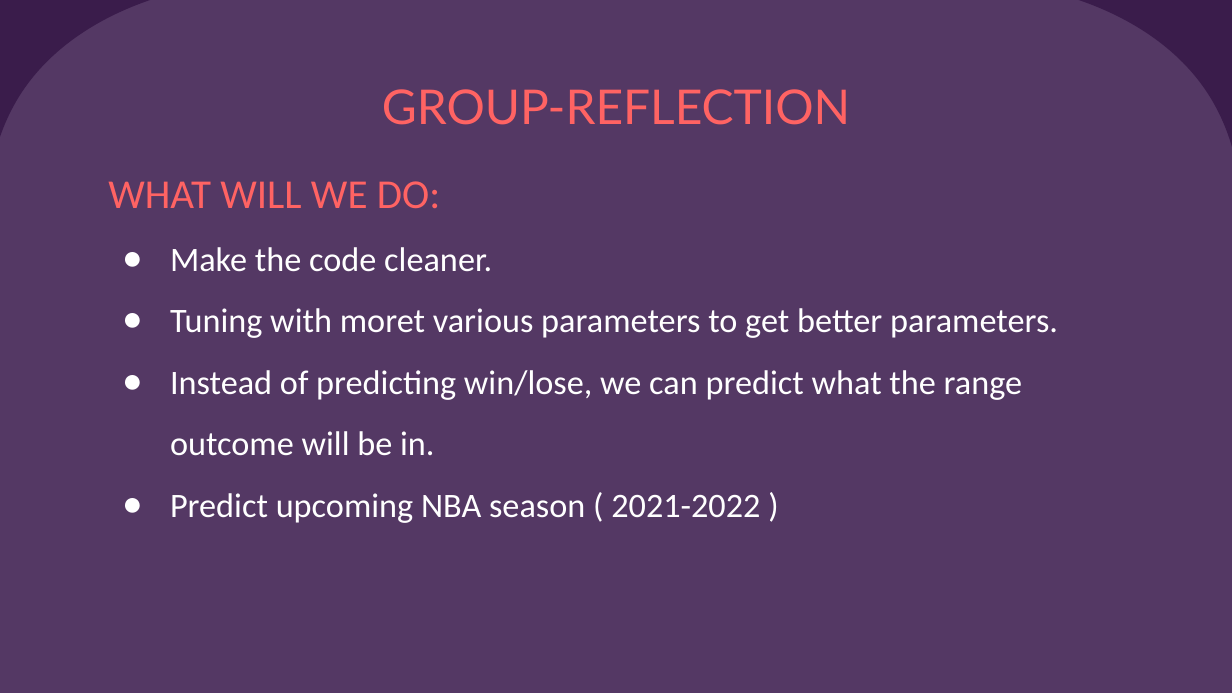
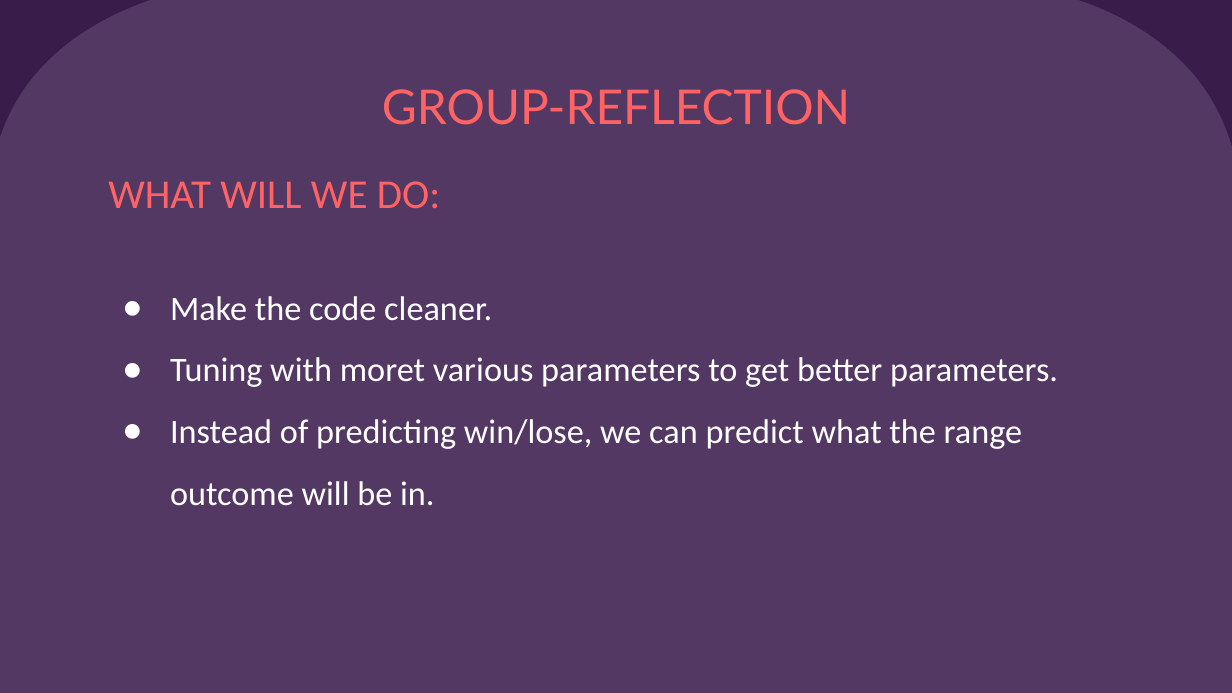
Before and after one commit to MinhVu2018/introDS_final, a slide deck: slide 24 of Slide.pptx (slide 22 before the commit). Drawn at 1232x693 pixels with LibreOffice and Linux fonts; fonts in the diff are those of the drawing. Boxes give left, top, right and bottom in pixels: in the first picture for what was removed or moved away, otherwise in the second. Text is boxed around its words. In the diff, an @@ line names an element or a change of style, - is before the commit and + after.

```diff
--- a/Slide.pptx
+++ b/Slide.pptx
@@ subtitle at <box>170,493,760,523</box>: paragraph removed @@
-● Predict upcoming NBA season ( 2021-2022 )
```
Also in this commit, not shown: 10 other slides changed, 3 slides added, 1 slide removed, 7 other files.
